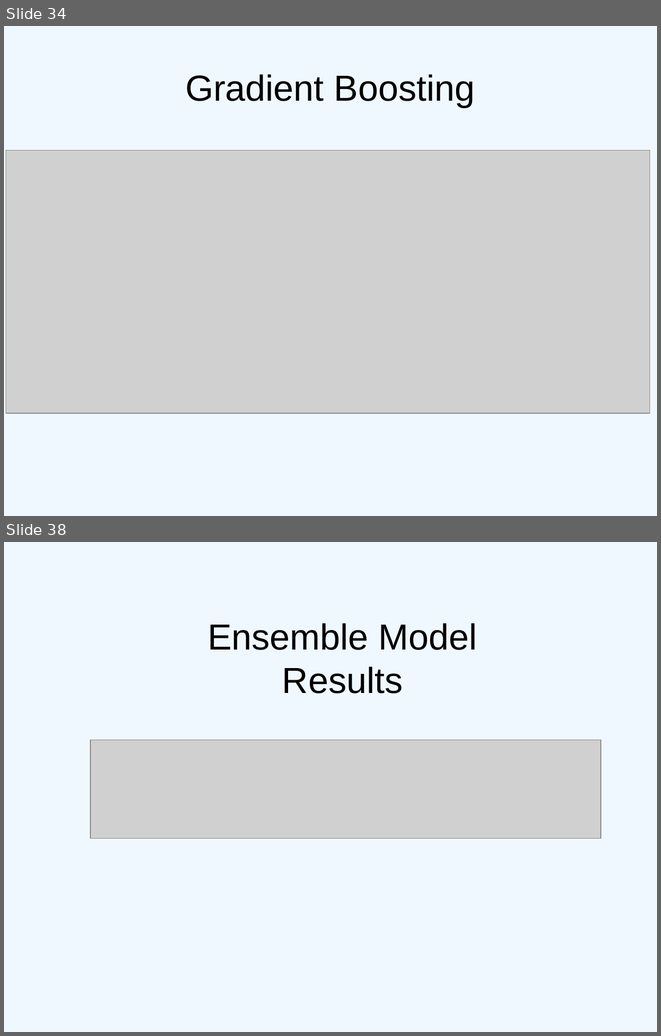
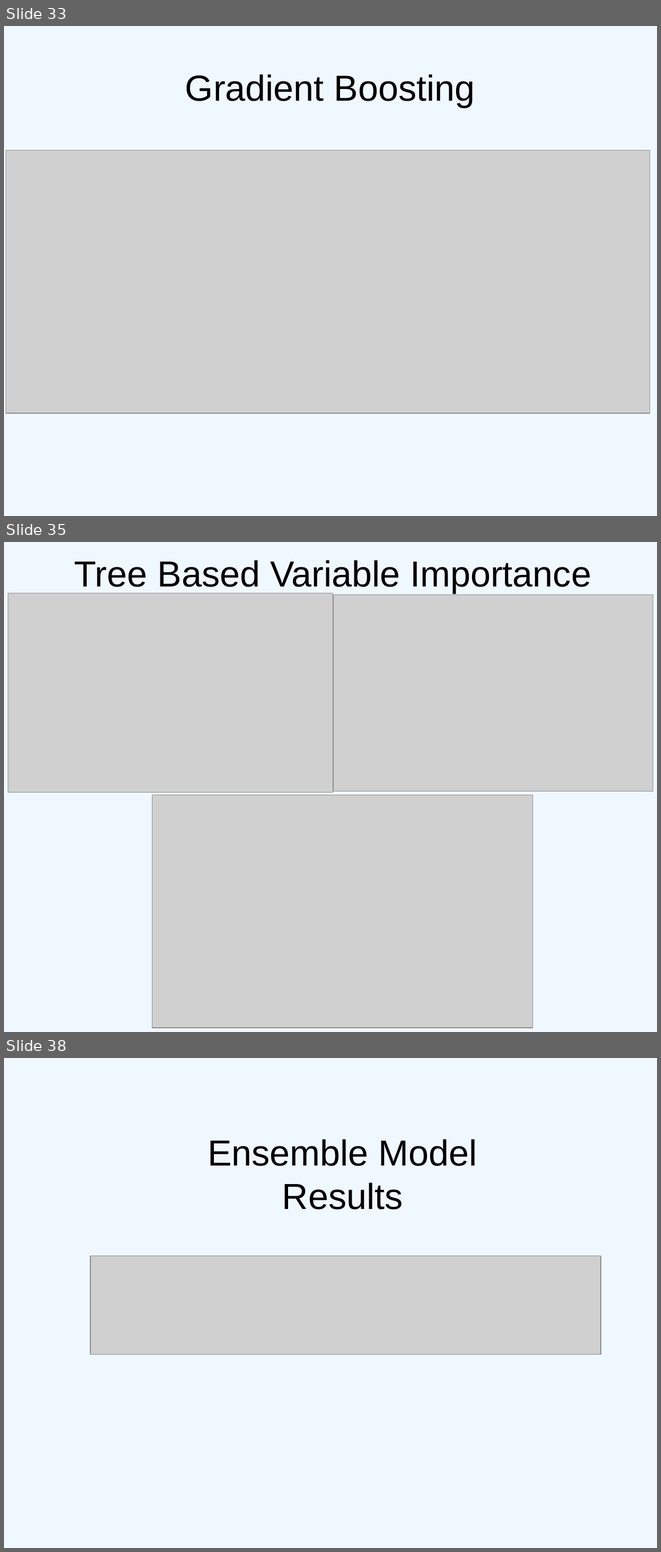
Before and after one commit to chun9men9/WIC_MLProject, a slide deck: Least Squares Presentation.pptx. Shown one above the other, each under a label of ours: slides 34 and 38 before the commit, slides 33, 35 and 38 after it; the slides between them are not shown. The pictures are 661x1036 and 661x1552 pixels, drawn with LibreOffice and Linux fonts; fonts in the diff are those of the drawing; grey boxes stand for pictures. Boxes give left, top, right and bottom in pixels: in the first picture for what was removed or moved away, otherwise in the second. Text is boxed around its words. In the diff, an @@ line names an element or a change of style, - is before the commit and + after.

Commit message:
Added Variable Importance Plots for Random Forests and Gradient Boosting

```diff
--- a/Least Squares Presentation.pptx
+++ b/Least Squares Presentation.pptx
@@ slide 35 added at box(4, 542, 657, 1032), background #F0F8FF @@
@@ text added at box(74, 560, 591, 593), 44 pt, text #000000 @@
+Tree Based Variable Importance
@@ picture added at box(8, 593, 333, 792) @@
@@ picture added at box(334, 594, 653, 792) @@
@@ picture added at box(152, 795, 532, 1028) @@
@@ what was slide 34 is now slide 33 @@
```
Also in this commit, not shown: 2 slides changed, 1 slide removed, 1 other file.
